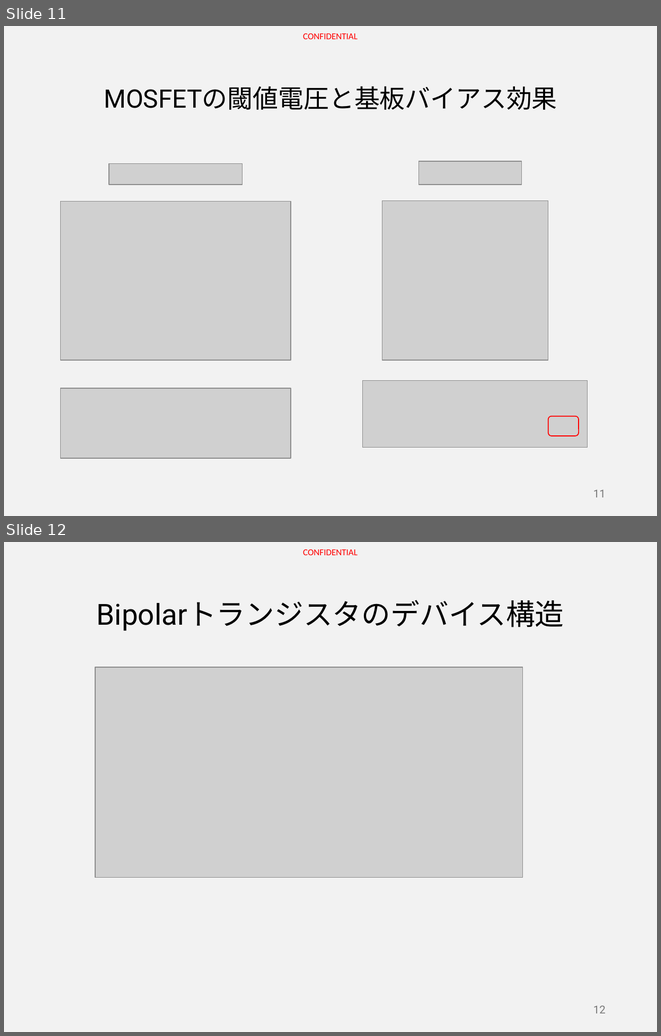
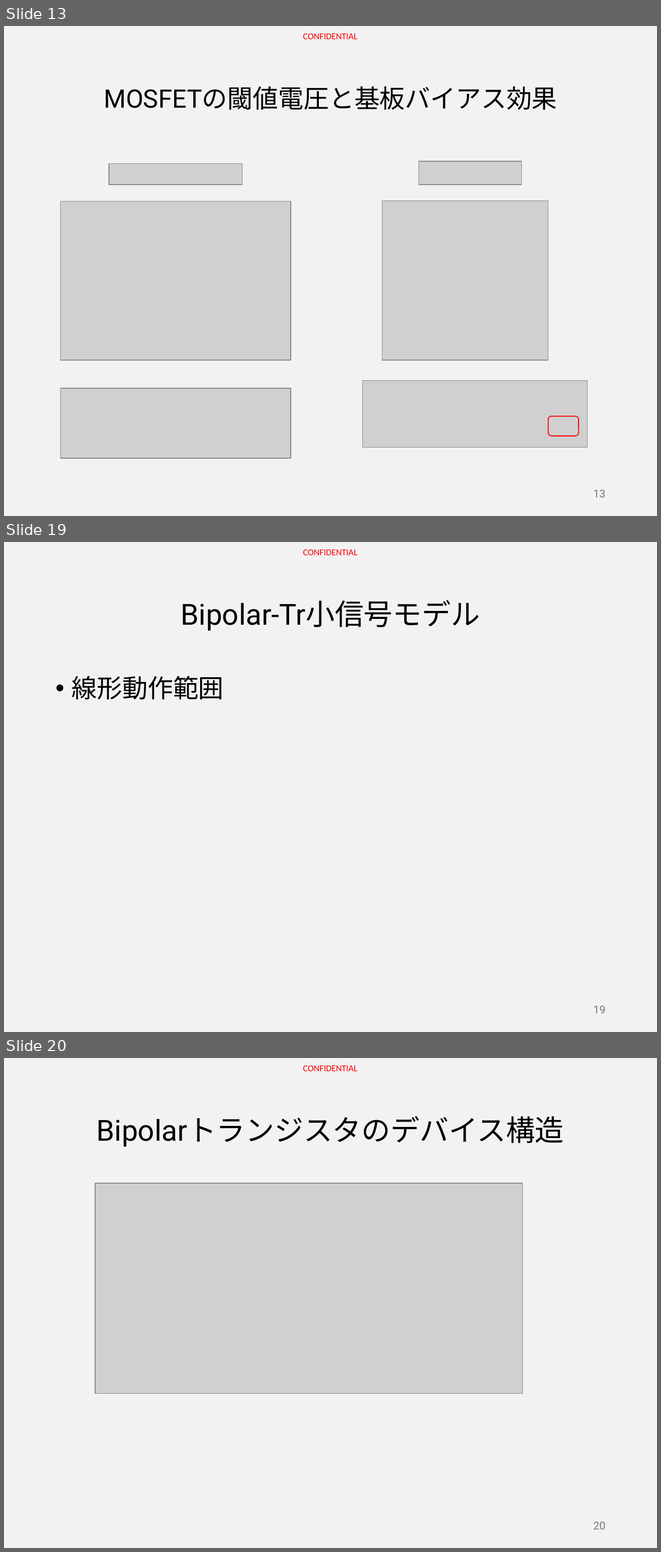
Before and after one commit to HiroyaIto/sansen, a slide deck: MOS-TrとICの基本&Tips Part1.pptx. Shown one above the other, each under a label of ours: slides 11 and 12 before the commit, slides 13, 19 and 20 after it; the slides between them are not shown. The pictures are 661x1036 and 661x1552 pixels, drawn with LibreOffice and Linux fonts; fonts in the diff are those of the drawing; grey boxes stand for pictures. Boxes give left, top, right and bottom in pixels: in the first picture for what was removed or moved away, otherwise in the second. Text is boxed around its words. In the diff, an @@ line names an element or a change of style, - is before the commit and + after.

```diff
--- a/MOS-TrとICの基本&Tips Part1.pptx
+++ b/MOS-TrとICの基本&Tips Part1.pptx
@@ slide 19 added at [4,542,657,1032], background #F2F2F2; not listed: 1 template element that a slide beside it also shows @@
@@ title added at [181,600,480,631], 32 pt, text #000000 @@
+Bipolar-Tr小信号モデル
@@ text added at [72,676,224,699], 28 pt, text #000000 @@
+• 線形動作範囲
@@ page number added at [593,1005,606,1013], 12 pt, text #797979 @@
+19
@@ what was slide 11 is now slide 13 @@
@@ page number at [593,489,606,497]: text changed @@
-11
+13
@@ what was slide 12 is now slide 20 @@
@@ page number at [593,1521,606,1529]: text changed @@
-12
+20
```
Also in this commit, not shown: 5 slides changed, 5 other slides added.
